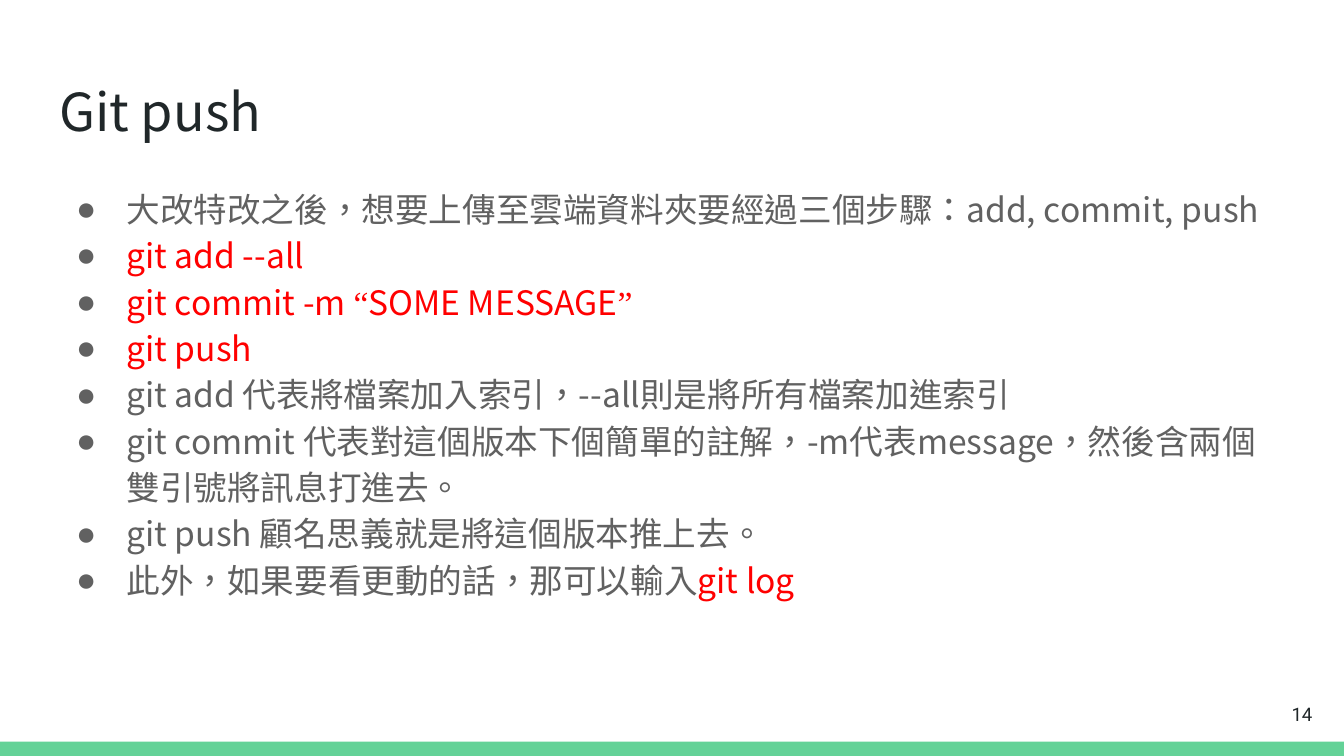
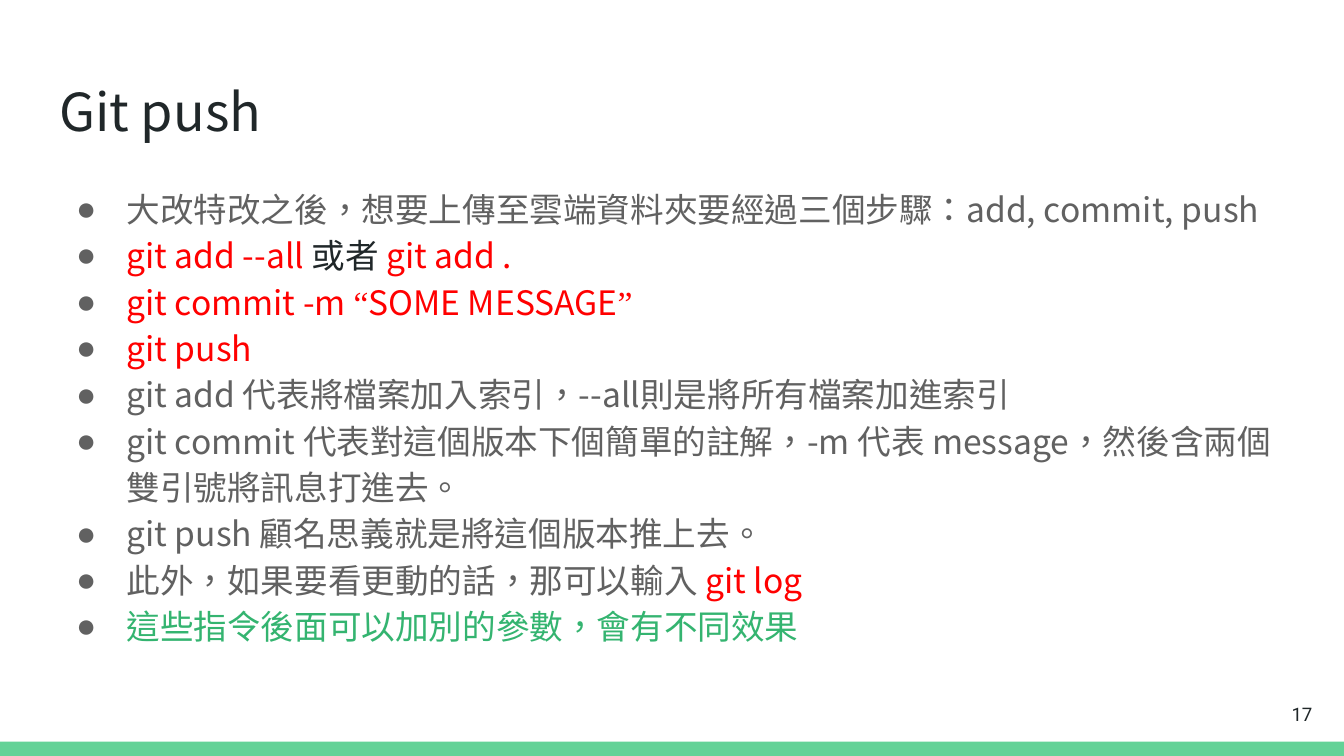
Before and after one commit to huskyhello/NTPU_codebook, a slide deck: slide 17 of codebook_tutorial.pptx (slide 14 before the commit). Drawn at 1344x756 pixels with LibreOffice and Linux fonts; fonts in the diff are those of the drawing. Boxes give left, top, right and bottom in pixels: in the first picture for what was removed or moved away, otherwise in the second. Text is boxed around its words. In the diff, an @@ line names an element or a change of style, - is before the commit and + after.

```diff
--- a/codebook_tutorial.pptx
+++ b/codebook_tutorial.pptx
@@ text at (126,239,496,277): text changed @@
-● git add --all
+● git add --all 或者 git add .
@@ text at (126,425,1271,503): spaces changed @@
-● git commit 代表對這個版本下個簡單的註解，-m代表message，然後含兩個雙引號將訊息打進去。
+● git commit 代表對這個版本下個簡單的註解，-m 代表 message，然後含兩個雙引號將訊息打進去。
@@ text at (126,565,803,642): text changed; text colour #616161 to #34B470 @@
-● 此外，如果要看更動的話，那可以輸入git log
+● 此外，如果要看更動的話，那可以輸入 git log
+● 這些指令後面可以加別的參數，會有不同效果
@@ page number at (1292,707,1313,721): text changed @@
-14
+17
```
Also in this commit, not shown: 10 other slides changed, 3 slides added, 7 other files.
